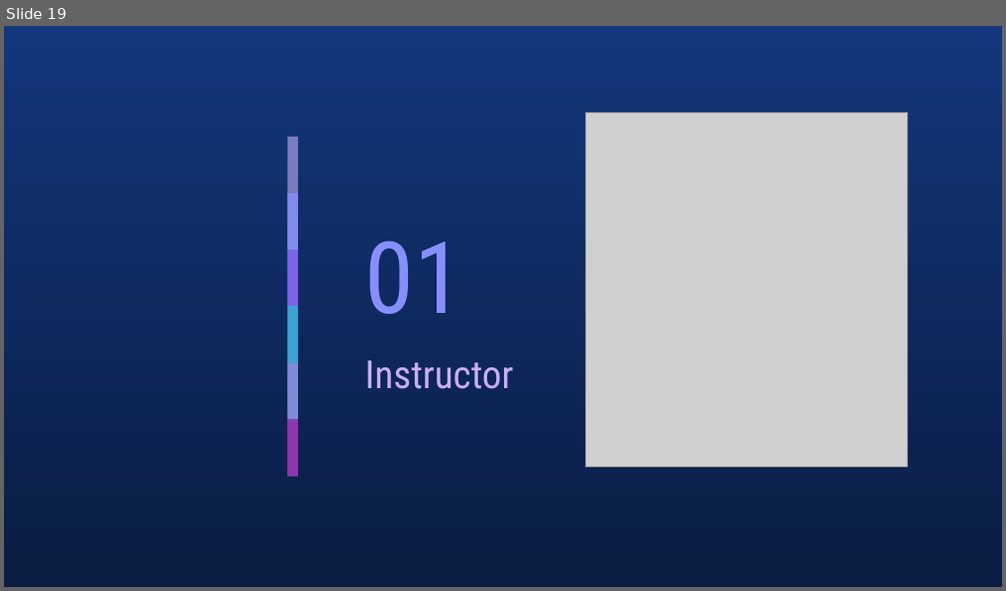
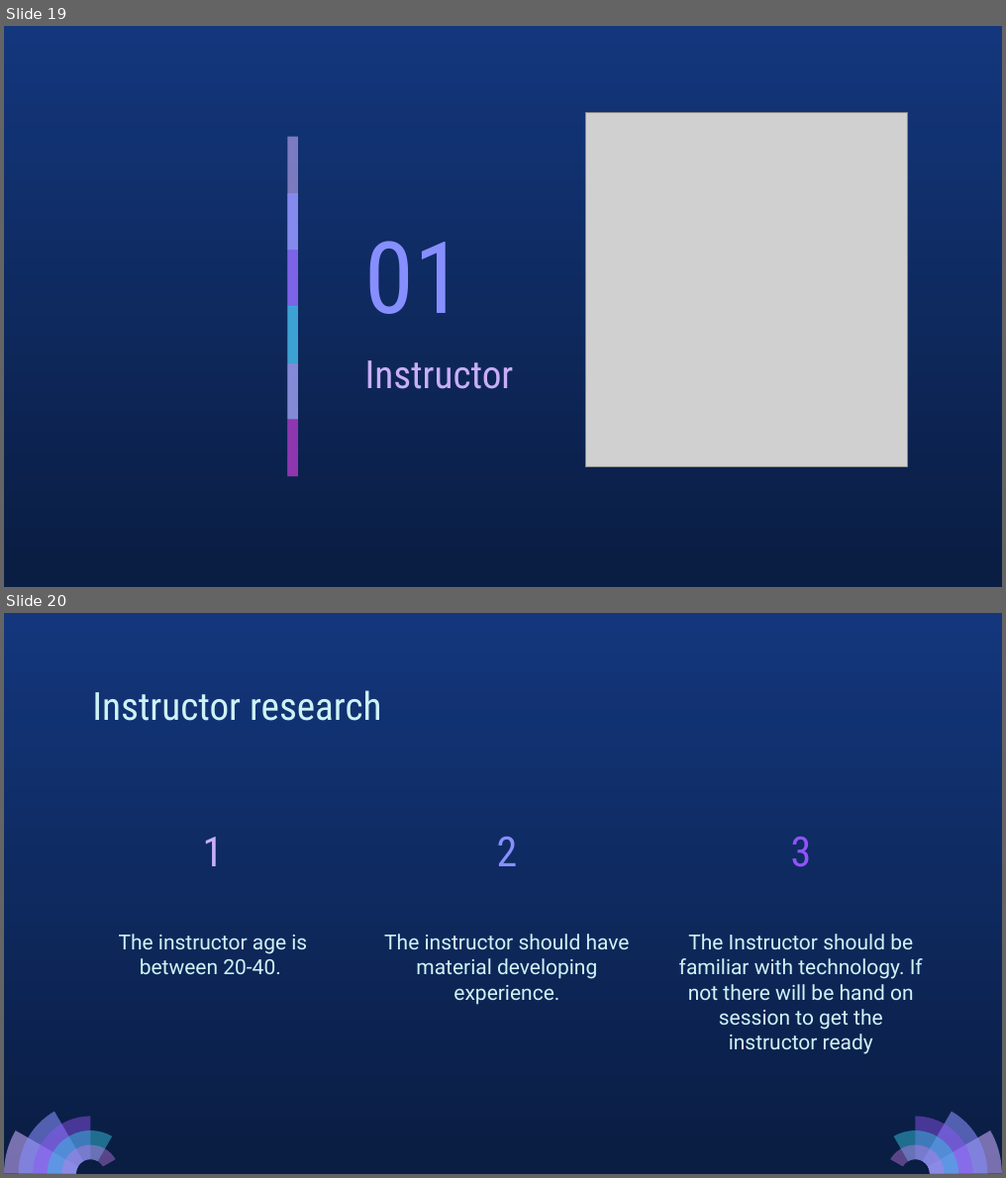
Before and after one commit to Abdullahaml1/cse608-assignments, a slide deck: Assignment_2/Assignment_2_presentation.pptx. Shown one above the other, each under a label of ours: slide 19 before the commit, slides 19 and 20 after it. The pictures are 1006x591 and 1006x1178 pixels, drawn with LibreOffice and Linux fonts; fonts in the diff are those of the drawing; grey boxes stand for pictures. Boxes give left, top, right and bottom in pixels: in the first picture for what was removed or moved away, otherwise in the second. Text is boxed around its words. In the diff, an @@ line names an element or a change of style, - is before the commit and + after.

Commit message:
adding user research and some modifications

```diff
--- a/Assignment_2/Assignment_2_presentation.pptx
+++ b/Assignment_2/Assignment_2_presentation.pptx
@@ slide 20 added at (4,613,1002,1174), background gradient #13367C to #0A1D42 @@
@@ title added at (92,690,381,721), 28 pt, text #CEF3F5 @@
+Instructor research
@@ title added at (203,837,224,866), 30 pt, text #C8AEF8 @@
+1
@@ title added at (497,837,518,866), 30 pt, text #878FFF @@
+2
@@ title added at (791,837,812,867), 30 pt, text #9154F8 @@
+3
@@ subtitle added at (119,934,307,974), 15 pt, text #CEF3F5 @@
+The instructor age is between 20-40.
@@ subtitle added at (384,934,630,1005), 15 pt, text #CEF3F5 @@
+The instructor should have material developing experience.
@@ subtitle added at (679,934,923,1055), 15 pt, text #CEF3F5 @@
+The Instructor should be familiar with technology. If not there will be hand on session to get the instructor ready
@@ group added at (4,1112,116,1174): 5 freeform shapes @@
@@ group added at (890,1112,1002,1174): 5 freeform shapes @@
```
Also in this commit, not shown: 21 slides changed, 3 other slides added, 4 slides removed, 4 other files.
